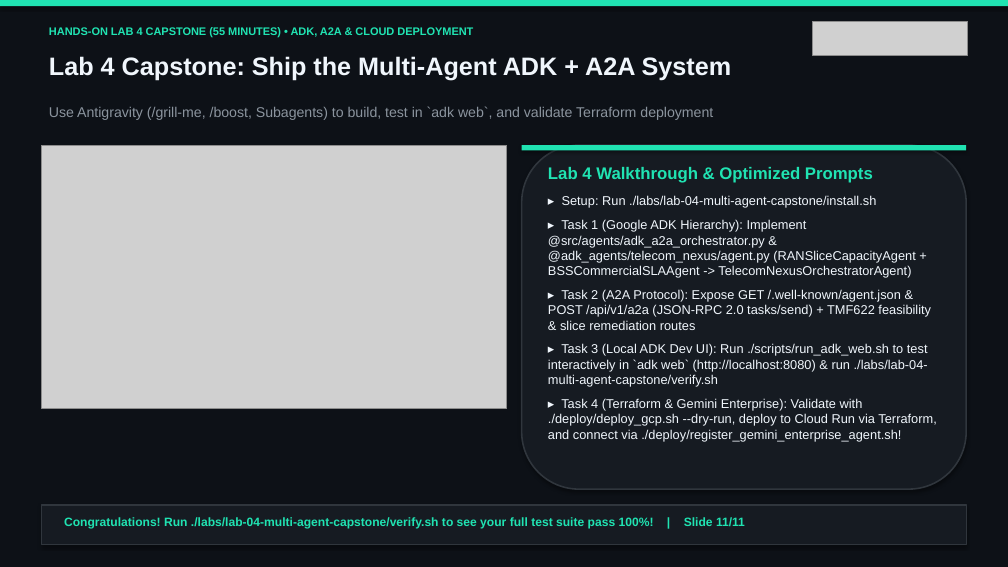
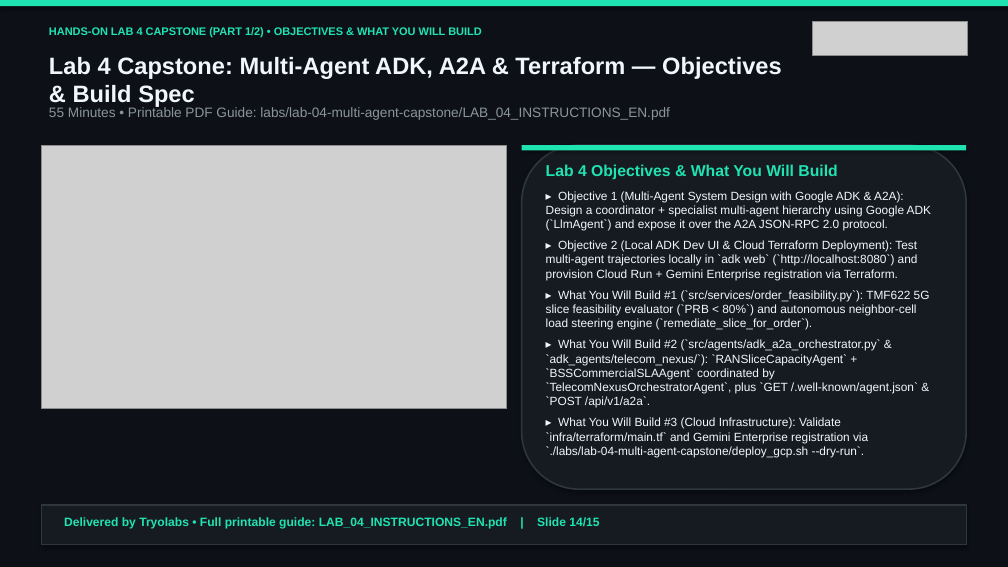
Before and after one commit to tryolabs/antigravity-workshop-telecom, a slide deck: slide 14 of slides/antigravity_telecom_workshop_en.pptx (slide 11 before the commit). Drawn at 1008x567 pixels with LibreOffice and Linux fonts; fonts in the diff are those of the drawing; grey boxes stand for pictures. Boxes give left, top, right and bottom in pixels: in the first picture for what was removed or moved away, otherwise in the second. Text is boxed around its words. In the diff, an @@ line names an element or a change of style, - is before the commit and + after.

Commit message:
Add Tryolabs-branded Lab Instruction PDFs, branded docs, and 15-slide presentations with Lab Objectives, What You Will Build & Step-by-Step Instructions

```diff
--- a/slides/antigravity_telecom_workshop_en.pptx
+++ b/slides/antigravity_telecom_workshop_en.pptx
@@ text at box(49, 27, 481, 37): text changed @@
-HANDS-ON LAB 4 CAPSTONE (55 MINUTES) • ADK, A2A & CLOUD DEPLOYMENT
+HANDS-ON LAB 4 CAPSTONE (PART 1/2) • OBJECTIVES & WHAT YOU WILL BUILD
@@ text at box(49, 57, 782, 107): text changed; size 24 to 22.5 pt @@
-Lab 4 Capstone: Ship the Multi-Agent ADK + A2A System
+Lab 4 Capstone: Multi-Agent ADK, A2A & Terraform — Objectives & Build Spec
@@ text at box(49, 106, 670, 120): text changed; size 13.5 to 13 pt @@
-Use Antigravity (/grill-me, /boost, Subagents) to build, test in `adk web`, and validate Terraform deployment
+55 Minutes • Printable PDF Guide: labs/lab-04-multi-agent-capstone/LAB_04_INSTRUCTIONS_EN.pdf
@@ text at box(546, 164, 931, 458): text changed; size 12.2 to 11.3 pt @@
-Lab 4 Walkthrough & Optimized Prompts
-▸ Setup: Run ./labs/lab-04-multi-agent-capstone/install.sh
-▸ Task 1 (Google ADK Hierarchy): Implement @src/agents/adk_a2a_orchestrator.py & @adk_agents/telecom_nexus/agent.py (RANSliceCapacityAgent + BSSCommercialSLAAgent -> TelecomNexusOrchestratorAgent)
-▸ Task 2 (A2A Protocol): Expose GET /.well-known/agent.json & POST /api/v1/a2a (JSON-RPC 2.0 tasks/send) + TMF622 feasibility & slice remediation routes
-▸ Task 3 (Local ADK Dev UI): Run ./scripts/run_adk_web.sh to test interactively in `adk web` (http://localhost:8080) & run ./labs/lab-04-multi-agent-capstone/verify.sh
-▸ Task 4 (Terraform & Gemini Enterprise): Validate with ./deploy/deploy_gcp.sh --dry-run, deploy to Cloud Run via Terraform, and connect via ./deploy/register_gemini_enterprise_agent.sh!
+Lab 4 Objectives & What You Will Build
+▸ Objective 1 (Multi-Agent System Design with Google ADK & A2A): Design a coordinator + specialist multi-agent hierarchy using Google ADK (`LlmAgent`) and expose it over the A2A JSON-RPC 2.0 protocol.
+▸ Objective 2 (Local ADK Dev UI & Cloud Terraform Deployment): Test multi-agent trajectories locally in `adk web` (`http://localhost:8080`) and provision Cloud Run + Gemini Enterprise registration via Terraform.
+▸ What You Will Build #1 (`src/services/order_feasibility.py`): TMF622 5G slice feasibility evaluator (`PRB < 80%`) and autonomous neighbor-cell load steering engine (`remediate_slice_for_order`).
+▸ What You Will Build #2 (`src/agents/adk_a2a_orchestrator.py` & `adk_agents/telecom_nexus/`): `RANSliceCapacityAgent` + `BSSCommercialSLAAgent` coordinated by `TelecomNexusOrchestratorAgent`, plus `GET /.well-known/agent.json` & `POST /api/v1/a2a`.
+▸ What You Will Build #3 (Cloud Infrastructure): Validate `infra/terraform/main.tf` and Gemini Enterprise registration via `./labs/lab-04-multi-agent-capstone/deploy_gcp.sh --dry-run`.
@@ text at box(64, 517, 599, 528): text changed @@
-Congratulations! Run ./labs/lab-04-multi-agent-capstone/verify.sh to see your full test suite pass 100%! | Slide 11/11
+Delivered by Tryolabs • Full printable guide: LAB_04_INSTRUCTIONS_EN.pdf | Slide 14/15
```
Also in this commit, not shown: 10 other slides changed, 4 slides added, 33 other files.
